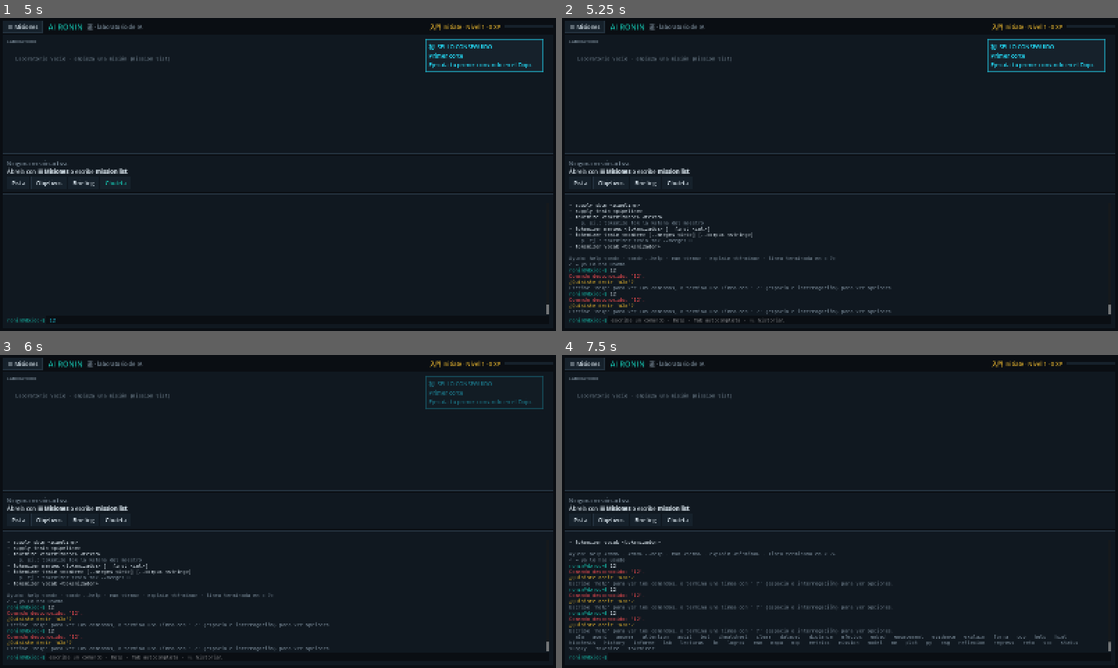
Above: before the commit, frames 1-4 (two rows, left to right).
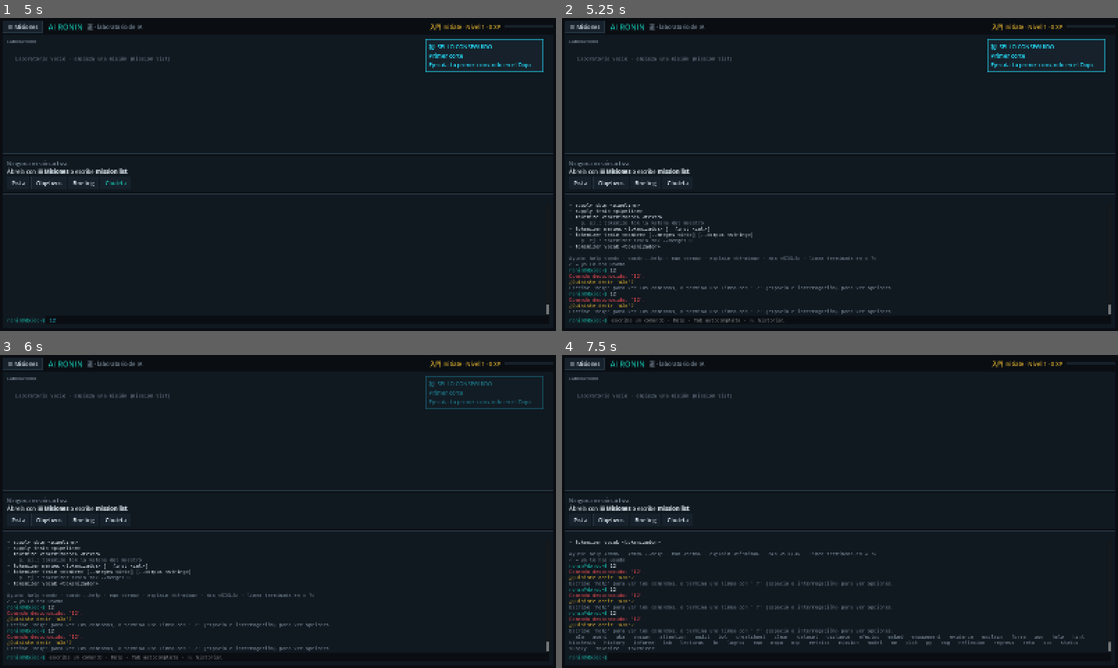
Above: after the commit, the same moments.

Repository: Kanarath/ai-ronin
Game: Godot game, scene res://ui/hub/hub_screen.tscn
Same seed, same stepped clock (60 frames per second), same inputs: the game is played once before the commit and once after it.
Inputs (mouse positions are in pixels of both pictures, inside the frame that each line leads up to):
- Up to frame 1 (5 s): click (378, 321) at 0.52 s; type "12" at 0.6 s; click "☰ Misiones" at 1.25 s; click "Pista" at 2 s; click "Objetivos" at 2.75 s; click "Briefing" at 3.5 s; click "Chuleta" at 4.25 s
- Up to frame 2 (5.25 s): tap Enter at 5, 5.1 s; move the mouse to (840, 262) at 5.02 s; hold Up from 5.03 s (still down); click (840, 262) at 5.17 s
- Up to frame 3 (6 s): tap Space at 5.75 s; move the mouse to (166, 527) at 5.77 s; release Up at 5.78 s; hold Down from 5.78 s (still down); tap Tab at 5.85 s
- Up to frame 4 (7.5 s): tap Enter at 6.5, 6.6 s; move the mouse to (895, 442) at 6.52 s; release Down at 6.53 s; hold Up from 6.53 s (still down); tap Space at 7.25 s; move the mouse to (812, 574) at 7.27 s; tap Tab at 7.35 s; click (812, 574) at 7.42 s

Frame 1 is identical in both runs. In frame 2, 0.1% of the frame differs, in the area x 37-57%, y 76-78%; in frame 3, 0.1%; in frame 4, 0.5%, in the area x 10-94%, y 62-91%.

Commit message:
Comando aka: qué significa cada sigla
aka lista las siglas del Dojo; aka <SIGLA> da sus letras en inglés y qué es, en una frase (content/siglas.json, 94 siglas extraídas del contenido). Aparece en la chuleta y en help.

Co-Authored-By: Claude Opus 5.5 <noreply@anthropic.com>

Diff:
--- /dev/null
+++ b/game/content/siglas.json
@@ -0,0 +1,98 @@
+{
+  "schema_version": 1,
+  "_nota": "Siglas que usa el Dojo. «en»: lo que significa cada letra (en inglés, el estándar de la industria). «es»: qué es, en una frase. Comando: aka <SIGLA>.",
+  "siglas": [
+    {"sigla": "A2A", "en": "Agent2Agent", "es": "Protocolo para que agentes de distintos proveedores se descubran y se encarguen tareas entre sí."},
+    {"sigla": "ACL", "en": "Access Control List", "es": "Lista de quién puede acceder a qué; en un RAG decide qué documentos ve cada rol."},
+    {"sigla": "AI-BOM", "en": "AI Bill of Materials", "es": "Inventario de lo que forma un sistema de IA: modelos, datos, adaptadores y dependencias, con sus huellas."},
+    {"sigla": "ANN", "en": "Approximate Nearest Neighbors", "es": "Búsqueda aproximada de los vecinos más cercanos: rápida a cambio de no ser siempre exacta. La usan las bases vectoriales."},
+    {"sigla": "API", "en": "Application Programming Interface", "es": "La forma en que un programa le pide cosas a otro, por ejemplo la API de chat de Ollama."},
+    {"sigla": "ASCII", "en": "American Standard Code for Information Interchange", "es": "Juego de caracteres básico del inglés (128 símbolos); todo lo demás necesita Unicode."},
+    {"sigla": "ATLAS", "en": "Adversarial Threat Landscape for Artificial-Intelligence Systems", "es": "Catálogo de MITRE con tácticas y técnicas reales de ataque contra sistemas de IA."},
+    {"sigla": "BM25", "en": "Best Matching 25", "es": "Puntuación clásica de búsqueda por palabras; se combina con la búsqueda por vectores."},
+    {"sigla": "BPE", "en": "Byte Pair Encoding", "es": "Forma de trocear texto en tokens uniendo los pares de caracteres más frecuentes."},
+    {"sigla": "CEPD", "en": "European Data Protection Board (en inglés, EDPB)", "es": "Comité Europeo de Protección de Datos: reúne a las autoridades de la UE y publica dictámenes sobre el RGPD."},
+    {"sigla": "CI", "en": "Continuous Integration", "es": "Ejecutar las pruebas automáticamente en cada cambio del código."},
+    {"sigla": "CI/CD", "en": "Continuous Integration / Continuous Delivery", "es": "Cadena automática que prueba y despliega cada cambio; un buen sitio para poner controles de seguridad."},
+    {"sigla": "CPU", "en": "Central Processing Unit", "es": "El procesador del ordenador; los modelos pequeños de la Forja se ejecutan en él."},
+    {"sigla": "CSF", "en": "Cybersecurity Framework", "es": "Marco de ciberseguridad del NIST para organizar la gestión de riesgos."},
+    {"sigla": "CSS", "en": "Cascading Style Sheets", "es": "El lenguaje que da estilo a las páginas web; también se usa para esconder texto."},
+    {"sigla": "CVSS", "en": "Common Vulnerability Scoring System", "es": "Escala estándar de 0 a 10 para puntuar la gravedad de una vulnerabilidad."},
+    {"sigla": "DP-SGD", "en": "Differentially Private Stochastic Gradient Descent", "es": "Entrenamiento que añade ruido y limita cada ejemplo para que el modelo no memorice a nadie en concreto."},
+    {"sigla": "DPD", "en": "Data Protection Officer (en inglés, DPO)", "es": "Delegado de protección de datos: quien asesora y supervisa el cumplimiento del RGPD en una organización."},
+    {"sigla": "EDA", "en": "Exploratory Data Analysis", "es": "Mirar los datos antes de modelar: tamaños, distribuciones, valores raros."},
+    {"sigla": "EIPD", "en": "Data Protection Impact Assessment (en inglés, DPIA)", "es": "Evaluación de impacto relativa a la protección de datos que pide el RGPD (art. 35) para tratamientos de alto riesgo."},
+    {"sigla": "FGSM", "en": "Fast Gradient Sign Method", "es": "Ataque adversarial rápido: empuja cada píxel un poco en la dirección que más confunde al modelo."},
+    {"sigla": "FN", "en": "False Negative", "es": "Falso negativo: un caso positivo (un ataque, una pieza defectuosa) que el modelo deja pasar."},
+    {"sigla": "FP", "en": "False Positive", "es": "Falso positivo: una falsa alarma, algo normal que el modelo marca como positivo."},
+    {"sigla": "FPR", "en": "False Positive Rate", "es": "Proporción de casos negativos que el modelo marca por error como positivos."},
+    {"sigla": "FRIA", "en": "Fundamental Rights Impact Assessment", "es": "Evaluación de impacto en los derechos fundamentales que pide el AI Act (art. 27) a ciertos responsables del despliegue."},
+    {"sigla": "GDPR", "en": "General Data Protection Regulation", "es": "El RGPD en inglés: el reglamento europeo de protección de datos."},
+    {"sigla": "GELU", "en": "Gaussian Error Linear Unit", "es": "Función de activación suave que usan muchos transformers."},
+    {"sigla": "GenAI", "en": "Generative Artificial Intelligence", "es": "IA generativa: modelos que producen texto, imágenes o audio nuevos."},
+    {"sigla": "GPT", "en": "Generative Pre-trained Transformer", "es": "Transformer generativo preentrenado con mucho texto; la familia de modelos que popularizó los LLM."},
+    {"sigla": "GPU", "en": "Graphics Processing Unit", "es": "Tarjeta gráfica; hace muchas cuentas en paralelo y por eso acelera el entrenamiento y la inferencia."},
+    {"sigla": "HITL", "en": "Human In The Loop", "es": "Una persona revisa o aprueba las acciones importantes antes de que se ejecuten."},
+    {"sigla": "HMAC", "en": "Hash-based Message Authentication Code", "es": "Firma con una clave secreta que prueba que un texto no se ha modificado y viene de quien dice."},
+    {"sigla": "HRC", "en": "Hardness Rockwell C", "es": "Escala Rockwell C de dureza del acero; la usa el dataset de katanas."},
+    {"sigla": "HTML", "en": "HyperText Markup Language", "es": "El lenguaje de las páginas web."},
+    {"sigla": "HTTP", "en": "HyperText Transfer Protocol", "es": "El protocolo con el que se piden y se sirven páginas y APIs web."},
+    {"sigla": "IA", "en": "Artificial Intelligence (en inglés, AI)", "es": "Inteligencia artificial: sistemas que aprenden de datos para predecir, clasificar o generar."},
+    {"sigla": "ICU", "en": "International Components for Unicode", "es": "Biblioteca de referencia para tratar texto Unicode: normalización, confusables, idiomas."},
+    {"sigla": "IP", "en": "Internet Protocol", "es": "La dirección de un equipo en la red."},
+    {"sigla": "JSON", "en": "JavaScript Object Notation", "es": "Formato de texto para datos estructurados; lo usan casi todas las APIs."},
+    {"sigla": "JSON-RPC", "en": "JSON Remote Procedure Call", "es": "Forma de llamar a funciones remotas con mensajes JSON; MCP la usa."},
+    {"sigla": "k-NN", "en": "k-Nearest Neighbors", "es": "Clasifica un ejemplo según la mayoría de sus k vecinos más parecidos."},
+    {"sigla": "KV", "en": "Key-Value", "es": "Clave-valor. La caché KV guarda cálculos de la atención para no repetirlos en cada token."},
+    {"sigla": "LIME", "en": "Local Interpretable Model-agnostic Explanations", "es": "Técnica que explica una predicción concreta aproximando el modelo con uno simple alrededor de ese caso."},
+    {"sigla": "LLM", "en": "Large Language Model", "es": "Modelo de lenguaje grande: predice el siguiente token y, repitiéndolo, genera texto."},
+    {"sigla": "LoRA", "en": "Low-Rank Adaptation", "es": "Forma barata de ajustar un modelo entrenando solo unas matrices pequeñas añadidas."},
+    {"sigla": "MCP", "en": "Model Context Protocol", "es": "Protocolo abierto para conectar herramientas y datos externos a una aplicación con un LLM."},
+    {"sigla": "ML", "en": "Machine Learning", "es": "Aprendizaje automático: programas que aprenden de ejemplos en lugar de seguir reglas escritas a mano."},
+    {"sigla": "MLP", "en": "Multi-Layer Perceptron", "es": "Red neuronal de capas totalmente conectadas, la más básica."},
+    {"sigla": "MRR", "en": "Mean Reciprocal Rank", "es": "Métrica de búsqueda: premia que el resultado correcto salga cuanto más arriba mejor."},
+    {"sigla": "MSE", "en": "Mean Squared Error", "es": "Error cuadrático medio: la media de los errores al cuadrado; una pérdida típica en regresión."},
+    {"sigla": "nDCG", "en": "normalized Discounted Cumulative Gain", "es": "Métrica de búsqueda que valora el orden de todos los resultados relevantes, no solo el primero."},
+    {"sigla": "NFC", "en": "Normalization Form Canonical Composition", "es": "Forma de normalizar Unicode que junta letra y acento en un solo carácter."},
+    {"sigla": "NFD", "en": "Normalization Form Canonical Decomposition", "es": "Forma de normalizar Unicode que separa la letra de su acento."},
+    {"sigla": "NFKC", "en": "Normalization Form Compatibility Composition", "es": "Normalización Unicode que además convierte variantes (letras de ancho completo, ligaduras) en su forma básica."},
+    {"sigla": "NIST", "en": "National Institute of Standards and Technology", "es": "Instituto de estándares de EE. UU.; publica el AI RMF y guías de ciberseguridad."},
+    {"sigla": "NIST AI RMF", "en": "NIST AI Risk Management Framework", "es": "Marco voluntario del NIST para gestionar riesgos de IA con cuatro funciones: GOVERN, MAP, MEASURE y MANAGE."},
+    {"sigla": "OAuth", "en": "Open Authorization", "es": "Estándar para dar a una aplicación permisos limitados sobre tu cuenta sin darle tu contraseña."},
+    {"sigla": "OTLP", "en": "OpenTelemetry Protocol", "es": "Protocolo para enviar trazas, métricas y registros a un sistema de observabilidad."},
+    {"sigla": "OWASP", "en": "Open Worldwide Application Security Project", "es": "Fundación que publica guías abiertas de seguridad, como el Top 10 de riesgos de aplicaciones con LLM."},
+    {"sigla": "PCA", "en": "Principal Component Analysis", "es": "Reduce muchas dimensiones a pocas conservando la mayor variación; sirve para dibujar embeddings."},
+    {"sigla": "PDF", "en": "Portable Document Format", "es": "Formato de documento; puede esconder texto invisible para una persona pero no para el RAG."},
+    {"sigla": "PEFT", "en": "Parameter-Efficient Fine-Tuning", "es": "Familia de técnicas (como LoRA) para ajustar un modelo cambiando muy pocos parámetros."},
+    {"sigla": "PKI", "en": "Public Key Infrastructure", "es": "Infraestructura de claves públicas y certificados para firmar y verificar quién es quién."},
+    {"sigla": "QLoRA", "en": "Quantized Low-Rank Adaptation", "es": "LoRA sobre un modelo cuantizado, para ajustar modelos grandes con poca memoria."},
+    {"sigla": "RAG", "en": "Retrieval-Augmented Generation", "es": "El modelo busca primero documentos relevantes y responde usándolos como contexto."},
+    {"sigla": "RAM", "en": "Random Access Memory", "es": "La memoria de trabajo del ordenador; limita qué modelo cabe."},
+    {"sigla": "ReLU", "en": "Rectified Linear Unit", "es": "Función de activación: deja pasar los positivos y convierte los negativos en 0."},
+    {"sigla": "RFC", "en": "Request for Comments", "es": "Documento que define un estándar de Internet (por ejemplo, de OAuth)."},
+    {"sigla": "RGPD", "en": "General Data Protection Regulation (en inglés, GDPR)", "es": "Reglamento General de Protección de Datos de la UE."},
+    {"sigla": "ROC", "en": "Receiver Operating Characteristic", "es": "Curva que muestra el equilibrio entre aciertos y falsas alarmas al mover el umbral."},
+    {"sigla": "RRF", "en": "Reciprocal Rank Fusion", "es": "Forma de mezclar dos rankings (por palabras y por vectores) sumando 1/posición."},
+    {"sigla": "SBOM", "en": "Software Bill of Materials", "es": "Inventario de los componentes de un programa y sus versiones."},
+    {"sigla": "SDK", "en": "Software Development Kit", "es": "Kit de bibliotecas y herramientas para programar contra una plataforma."},
+    {"sigla": "SHA-256", "en": "Secure Hash Algorithm, 256 bits", "es": "Función que da una huella única de un fichero; si cambia un byte, cambia la huella."},
+    {"sigla": "SHAP", "en": "SHapley Additive exPlanations", "es": "Técnica que reparte una predicción entre las features según cuánto aporta cada una."},
+    {"sigla": "SIEM", "en": "Security Information and Event Management", "es": "Sistema que reúne y correlaciona registros de seguridad para detectar incidentes."},
+    {"sigla": "SLO", "en": "Service Level Objective", "es": "Objetivo de servicio medible, por ejemplo «el 95 % de las respuestas en menos de 5 s»."},
+    {"sigla": "SLSA", "en": "Supply-chain Levels for Software Artifacts", "es": "Marco con niveles de garantía de cómo se construyó un artefacto de software."},
+    {"sigla": "SOC", "en": "Security Operations Center", "es": "Equipo que vigila, detecta y responde a incidentes de seguridad."},
+    {"sigla": "SPDX", "en": "Software Package Data Exchange", "es": "Formato estándar para escribir SBOM."},
+    {"sigla": "STRIDE", "en": "Spoofing, Tampering, Repudiation, Information disclosure, Denial of service, Elevation of privilege", "es": "Lista de seis tipos de amenaza para no olvidar ninguna al analizar un sistema."},
+    {"sigla": "t-SNE", "en": "t-distributed Stochastic Neighbor Embedding", "es": "Técnica para dibujar en 2D datos de muchas dimensiones manteniendo juntos los parecidos."},
+    {"sigla": "TF-IDF", "en": "Term Frequency–Inverse Document Frequency", "es": "Pesa cada palabra por lo frecuente que es en un documento y lo rara que es en el resto."},
+    {"sigla": "TN", "en": "True Negative", "es": "Verdadero negativo: un caso normal que el modelo deja pasar correctamente."},
+    {"sigla": "TP", "en": "True Positive", "es": "Verdadero positivo: un caso positivo que el modelo detecta correctamente."},
+    {"sigla": "TPR", "en": "True Positive Rate", "es": "Proporción de positivos reales que el modelo detecta; es lo mismo que el recall."},
+    {"sigla": "UAX", "en": "Unicode Standard Annex", "es": "Anexo técnico del estándar Unicode (por ejemplo, el de normalización)."},
+    {"sigla": "UMAP", "en": "Uniform Manifold Approximation and Projection", "es": "Técnica para dibujar en 2D datos de muchas dimensiones, parecida a t-SNE y más rápida."},
+    {"sigla": "URL", "en": "Uniform Resource Locator", "es": "Una dirección web; puede servir para sacar datos si un agente la visita."},
+    {"sigla": "UTF-8", "en": "Unicode Transformation Format, 8-bit", "es": "La forma más común de guardar texto Unicode en bytes."},
+    {"sigla": "XOR", "en": "exclusive OR", "es": "«O exclusivo»: vale 1 cuando las dos entradas son distintas; una sola neurona no puede aprenderlo."},
+    {"sigla": "XSS", "en": "Cross-Site Scripting", "es": "Ataque que mete código en una página para que se ejecute en el navegador de otra persona."}
+  ]
+}
--- /dev/null
+++ b/game/core/commands/aka_commands.gd
@@ -0,0 +1,75 @@
+class_name AkaCommands
+extends RefCounted
+## aka: qué significa cada sigla (letra a letra, en inglés, que es el estándar de la industria)
+## y qué es, en una frase. Lee content/siglas.json.
+##
+##   aka            lista todas las siglas
+##   aka API        lo que significa API
+
+const SIGLAS_PATH := "res://content/siglas.json"
+
+static var _cache: Array = []
+
+
+static func register(reg: CommandRegistry) -> void:
+	reg.register(Command.new("aka", "Qué significa una sigla (API, RAG, LLM…): sus letras en inglés y qué es.",
+		func(c: CommandContext, a: Dictionary) -> CommandResult: return _show(c, a), "ayuda")
+		.with_signature(CommandSignature.new()
+			.pos("sigla", "la sigla que quieres entender", "rest", false)
+			.example("aka")
+			.example("aka RAG")
+			.example("aka nist ai rmf")))
+
+
+static func siglas() -> Array:
+	if _cache.is_empty():
+		var f := FileAccess.open(SIGLAS_PATH, FileAccess.READ)
+		if f != null:
+			var data: Variant = JSON.parse_string(f.get_as_text())
+			if data is Dictionary:
+				_cache = data.get("siglas", [])
+	return _cache
+
+
+## Busca sin distinguir mayúsculas ni guiones (k-NN = knn = KNN).
+static func find(q: String) -> Dictionary:
+	var key := _key(q)
+	for s: Dictionary in siglas():
+		if _key(s["sigla"]) == key:
+			return s
+	return {}
+
+
+static func _key(s: String) -> String:
+	return s.to_lower().replace("-", "").replace(" ", "").replace("/", "").replace(".", "")
+
+
+static func _show(c: CommandContext, a: Dictionary) -> CommandResult:
+	var raw: Variant = a.get("sigla")
+	var r := CommandResult.new()
+	if raw == null or str(raw).strip_edges().is_empty():
+		r.line("SIGLAS DEL DOJO · aka <SIGLA> para ver una", "accent")
+		var rows: Array = []
+		for s: Dictionary in siglas():
+			rows.append([s["sigla"], s["en"]])
+		r.table(PackedStringArray(["sigla", "significa (en inglés)"]), rows)
+		return r
+	var q := str(raw).strip_edges()
+	var s := find(q)
+	if s.is_empty():
+		r.fail("No tengo la sigla «%s»." % q)
+		var keys := PackedStringArray()
+		for x: Dictionary in siglas():
+			keys.append(x["sigla"])
+		var near := TextUtils.closest(q, keys)
+		if not near.is_empty():
+			r.line("¿Quisiste decir %s? Prueba: aka %s" % [near, near], "warn")
+		r.line("Lista completa: aka", "muted")
+		return r
+	r.line("%s = %s" % [s["sigla"], s["en"]], "accent")
+	r.line(s["es"])
+	# Si además está en el glosario, se dice dónde ampliar.
+	if not c.library.find_term(s["sigla"]).is_empty():
+		r.line("Más a fondo: explain %s" % s["sigla"], "muted")
+	c.emit("help.aka", {"sigla": s["sigla"]})
+	return r
--- a/game/core/commands/core_commands.gd
+++ b/game/core/commands/core_commands.gd
@@ -249,7 +249,7 @@
 		if not cmd.signature.examples.is_empty():
 			r.line("    p. ej.: " + cmd.signature.examples[0], "muted")
 	r.line("")
-	r.line("Ayuda: help <cmd> · <cmd> --help · man <tema> · explain <término> · línea terminada en « ?»", "muted")
+	r.line("Ayuda: help <cmd> · <cmd> --help · man <tema> · explain <término> · aka <SIGLA> · línea terminada en « ?»", "muted")
 	r.line("✓ = ya lo has usado", "muted")
 	return r
 
--- a/game/core/terminal/shell.gd
+++ b/game/core/terminal/shell.gd
@@ -43,6 +43,7 @@
 	LabCommands.register(registry)
 	StudyCommands.register(registry)
 	MapCommands.register(registry)
+	AkaCommands.register(registry)
 	PyCommands.register(registry)
 	EvidenceCommands.register(registry)
 
--- a/game/tests/unit/core/test_missions.gd
+++ b/game/tests/unit/core/test_missions.gd
@@ -854,3 +854,18 @@
 	assert_eq(game.shell.execute("efectos lento").action, "effects_speed_lento")
 	assert_eq(game.progress.data["settings"]["velocidad"], "lento")
 	assert_eq(game.shell.execute("efectos rápido").action, "effects_speed_rapido")
+
+
+func test_aka_explica_una_sigla() -> void:
+	var r := game.shell.execute("aka rag")
+	assert_true(r.ok)
+	assert_true(r.plain_text().contains("Retrieval-Augmented Generation"), r.plain_text())
+	assert_true(game.shell.execute("aka knn").plain_text().contains("k-Nearest Neighbors"), "sin distinguir guiones ni mayúsculas")
+	assert_true(game.shell.execute("aka").plain_text().contains("MCP"), "aka sin nada lista todas")
+	assert_false(game.shell.execute("aka ZZZ").ok)
+
+
+## Toda sigla desarrollada en el contenido con «SIGLA (…)» y en mayúsculas está en siglas.json.
+func test_las_siglas_principales_estan_en_aka() -> void:
+	for s in ["API", "LLM", "RAG", "MCP", "OWASP", "NIST", "RGPD", "FRIA", "EIPD", "SOC", "CPU", "GPU", "ML", "IA", "JSON", "HTTP", "BPE", "LoRA", "XSS", "SHA-256"]:
+		assert_false(AkaCommands.find(s).is_empty(), s)
Not shown, added: game/core/commands/aka_commands.gd.uid
